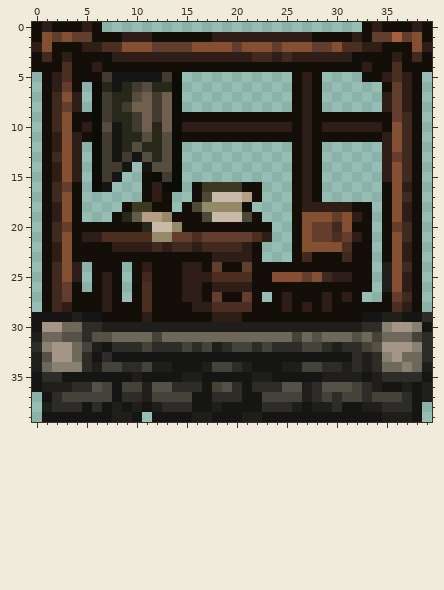
Pixel-art sprite, stored at content/Entities/Structures/Buildings/Outpost/outpost.00.png. Above: the version before the commit.
The file is 40x40 pixels. Colours within 5 levels of each other are drawn and written as one.
After the commit:
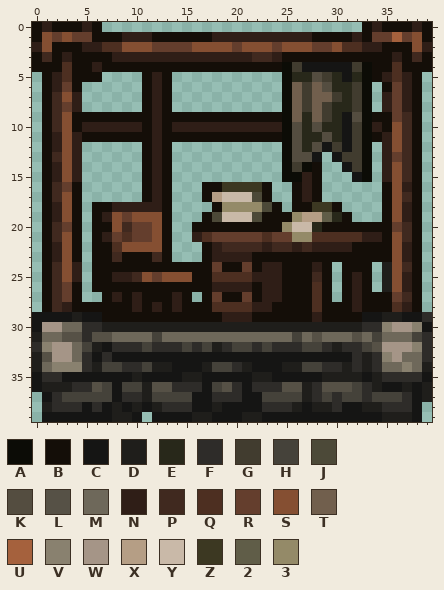
Palette (. is transparent): A #0c0c06  B #140e08  C #151514  D #1f1e1b  E #28281a  F #2e2c29  G #413c2f  H #45423a  J #4c4938  K #544d40  L #565146  M #6e685a  N #2f1e17  P #40291f  Q #4d2f21  R #643e2d  S #854f32  T #715f4d  U #a5613d  V #89816f  W #a59587  X #b59e85  Y #c9b9a8  Z #3c3822  2 #605d48  3 #948a68
The exact change:
Changed rows in their new state; - is an unchanged pixel.
first column x 5:
 3 --------------------BBBBBBB---
 4 --------------------AGCCCCCGA-
 5 --....BNB.----------AEEKGECEA-
 6 -.....BNB.----------ATGTKEEGA-
 7 -.....BNB.----------ATGTTGEGA-
 8 -.....BNB.----------ATGTGEEGA-
 9 -BBBBBBNBB----------ATETGECKA-
10 -NNNNNBNBN----------AKEKEECGA-
11 -BBBBBBNBB----------AKEEKECGA-
12 -.....BNB.----------AKEKCGCGA-
13 -.....BNB.----------AKKC-CGGA-
14 -....-BNB.----------AGA---CGA-
15 -...---NB.----------AA-----CA-
16 -..-----B.-.BB--ZZB-----------
17 -----------.BX--YJB-----------
18 -BBNNNNN--...B--33JB--BZZB...-
19 -BNSRSSSB...BJ--YJBBB3XX2EB..-
20 .--SPRRSB..--------B3YYEBBB--B
21 .BNR-RRSB..NQ----RQRR33QQ-QQNN
22 .--QSSSSB...BN--PPNPPNPNNNN--B
23 .--P---P-...------BBB-B---B--B
24 ----B-B---BB------NN---N-.----
25 --BNNPSRSSSBB----NNNBBBPB.BN--
26 --B-B-B---BB------NN---Q-.-N--
27 ..BNBNB--NB.------NNB--QB.BNBB
28 --B--NBN-N-BB----NN-B-BQB--N--
29 ------B------B--N------N------
Boxes around the changes in both pictures, in picture pixels (x1, y1, x2, y2):
changed: (82, 52, 382, 322)
